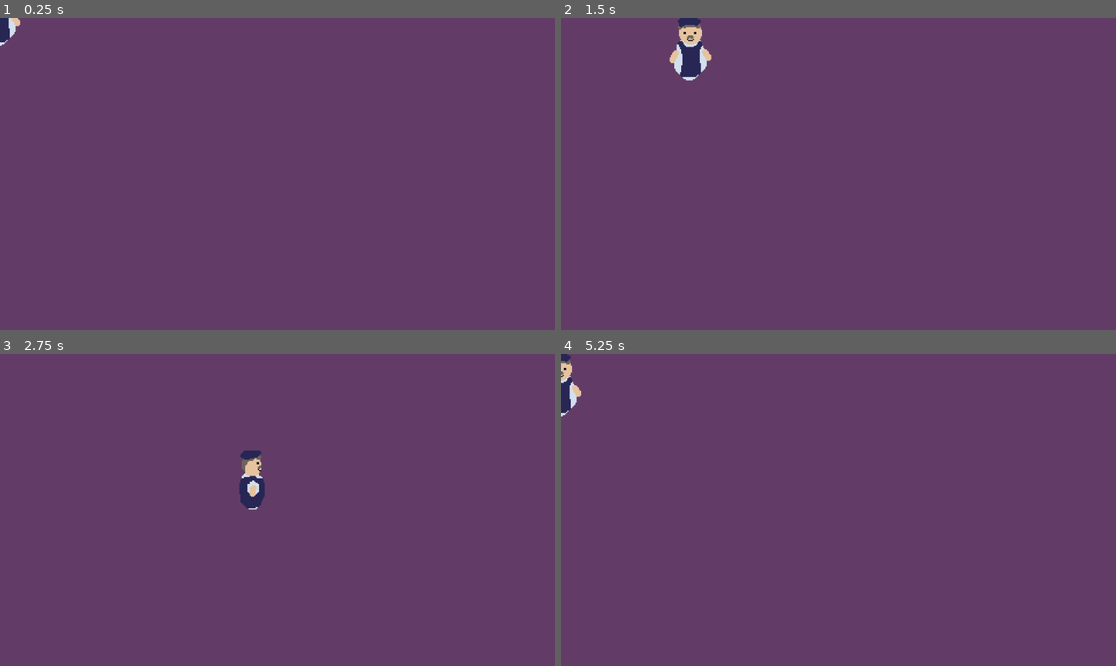
Above: before the commit, frames 1-4 (two rows, left to right).
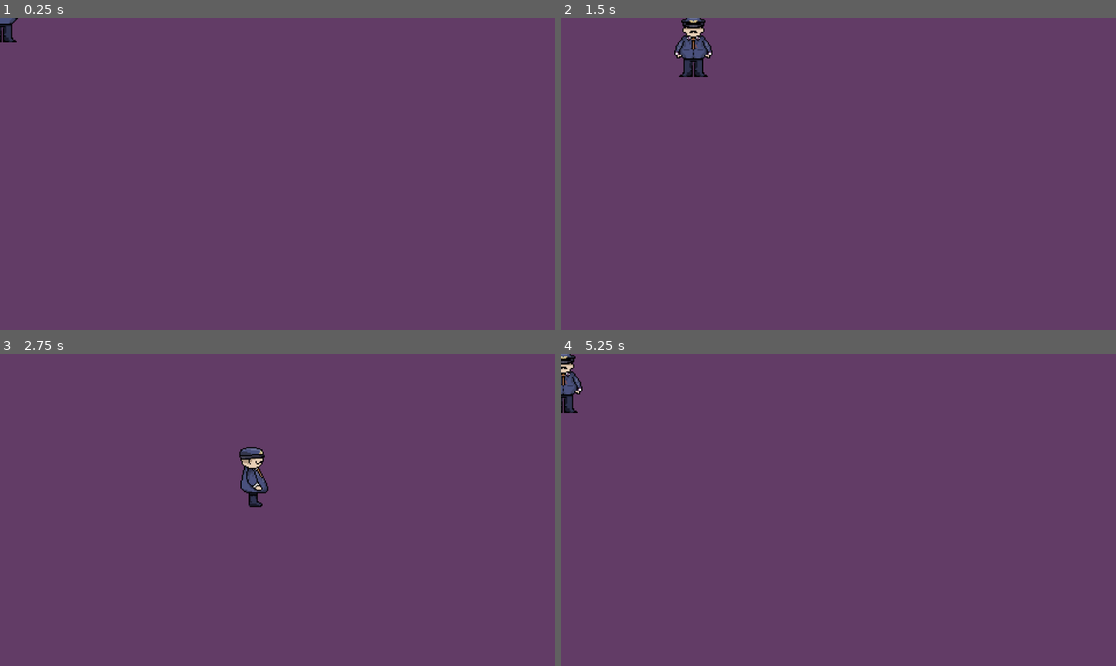
Above: after the commit, the same moments.

Repository: W00jo/bilet-na-wschod
Game: Godot game, scene res://Scenes/player.tscn
The game is run twice, just before and just after one commit, with the same random seed, the same clock (stepped at 60 frames per second) and the same inputs. The project has no main scene, so this scene is started directly.
Inputs:
- Up to frame 1 (0.25 s): no input
- Up to frame 2 (1.5 s): tap Enter at 0.5 s; hold D (Right) 0.53-1.28 s; tap E (Dialogue) at 0.6, 1.35 s; hold S (Down) from 1.28 s (still down)
- Up to frame 3 (2.75 s): release S (Down) at 2.03 s; hold D (Right) from 2.03 s (still down); tap E (Dialogue) at 2.1 s
- Up to frame 4 (5.25 s): release D (Right) at 2.78 s; hold W (Up) 2.78-3.53 s; tap E (Dialogue) every 0.75 s from 2.85 to 5.1 s; hold A (Left) 3.53-5.03 s; hold S (Down) from 5.03 s (still down)

The runs differ from the first frame. In frame 1, 0.2% of the frame differs, in the area x 0-4%, y 0-9%; in frame 2, 0.9%, in the area x 19-28%, y 0-21%; in frame 3, 0.7%; in frame 4, 0.5%.

Commit message:
AnimationTree
AnimationTree and new animation for player

Diff:
--- a/Scenes/player.tscn
+++ b/Scenes/player.tscn
@@ -18,6 +18,114 @@
 [sub_resource type="AtlasTexture" id="AtlasTexture_fkybt"]
 atlas = ExtResource("2_6t5aa")
 region = Rect2(192, 0, 64, 64)
+
+[sub_resource type="AtlasTexture" id="AtlasTexture_x3wgy"]
+atlas = ExtResource("2_6t5aa")
+region = Rect2(256, 0, 64, 64)
+
+[sub_resource type="AtlasTexture" id="AtlasTexture_3smsa"]
+atlas = ExtResource("2_6t5aa")
+region = Rect2(320, 0, 64, 64)
+
+[sub_resource type="AtlasTexture" id="AtlasTexture_8erm5"]
+atlas = ExtResource("2_6t5aa")
+region = Rect2(0, 64, 64, 64)
+
+[sub_resource type="AtlasTexture" id="AtlasTexture_f1ek2"]
+atlas = ExtResource("2_6t5aa")
+region = Rect2(64, 64, 64, 64)
+
+[sub_resource type="AtlasTexture" id="AtlasTexture_tx1dd"]
+atlas = ExtResource("2_6t5aa")
+region = Rect2(128, 64, 64, 64)
+
+[sub_resource type="AtlasTexture" id="AtlasTexture_gymyn"]
+atlas = ExtResource("2_6t5aa")
+region = Rect2(192, 64, 64, 64)
+
+[sub_resource type="AtlasTexture" id="AtlasTexture_pu2lt"]
+atlas = ExtResource("2_6t5aa")
+region = Rect2(256, 64, 64, 64)
+
+[sub_resource type="AtlasTexture" id="AtlasTexture_ukyrk"]
+atlas = ExtResource("2_6t5aa")
+region = Rect2(320, 64, 64, 64)
+
+[sub_resource type="AtlasTexture" id="AtlasTexture_7dp3o"]
+atlas = ExtResource("2_6t5aa")
+region = Rect2(0, 128, 64, 64)
+
+[sub_resource type="AtlasTexture" id="AtlasTexture_h4iuc"]
+atlas = ExtResource("2_6t5aa")
+region = Rect2(64, 128, 64, 64)
+
+[sub_resource type="AtlasTexture" id="AtlasTexture_fd4e3"]
+atlas = ExtResource("2_6t5aa")
+region = Rect2(128, 128, 64, 64)
+
+[sub_resource type="AtlasTexture" id="AtlasTexture_qqcod"]
+atlas = ExtResource("2_6t5aa")
+region = Rect2(192, 128, 64, 64)
+
+[sub_resource type="AtlasTexture" id="AtlasTexture_igrcy"]
+atlas = ExtResource("2_6t5aa")
+region = Rect2(256, 128, 64, 64)
+
+[sub_resource type="AtlasTexture" id="AtlasTexture_fs7ks"]
+atlas = ExtResource("2_6t5aa")
+region = Rect2(320, 128, 64, 64)
+
+[sub_resource type="AtlasTexture" id="AtlasTexture_l6n3p"]
+atlas = ExtResource("2_6t5aa")
+region = Rect2(0, 192, 64, 64)
+
+[sub_resource type="AtlasTexture" id="AtlasTexture_olqyp"]
+atlas = ExtResource("2_6t5aa")
+region = Rect2(64, 192, 64, 64)
+
+[sub_resource type="AtlasTexture" id="AtlasTexture_wpjfl"]
+atlas = ExtResource("2_6t5aa")
+region = Rect2(128, 192, 64, 64)
+
+[sub_resource type="AtlasTexture" id="AtlasTexture_bi64h"]
+atlas = ExtResource("2_6t5aa")
+region = Rect2(192, 192, 64, 64)
+
+[sub_resource type="AtlasTexture" id="AtlasTexture_2ijsl"]
+atlas = ExtResource("2_6t5aa")
+region = Rect2(256, 192, 64, 64)
+
+[sub_resource type="AtlasTexture" id="AtlasTexture_p1odr"]
+atlas = ExtResource("2_6t5aa")
+region = Rect2(320, 192, 64, 64)
+
+[sub_resource type="AtlasTexture" id="AtlasTexture_0gysh"]
+atlas = ExtResource("2_6t5aa")
+region = Rect2(0, 256, 64, 64)
+
+[sub_resource type="AtlasTexture" id="AtlasTexture_vfarp"]
+atlas = ExtResource("2_6t5aa")
+region = Rect2(64, 256, 64, 64)
+
+[sub_resource type="AtlasTexture" id="AtlasTexture_y6uwr"]
+atlas = ExtResource("2_6t5aa")
+region = Rect2(128, 256, 64, 64)
+
+[sub_resource type="AtlasTexture" id="AtlasTexture_83xs0"]
+atlas = ExtResource("2_6t5aa")
+region = Rect2(192, 256, 64, 64)
+
+[sub_resource type="AtlasTexture" id="AtlasTexture_ypfnu"]
+atlas = ExtResource("2_6t5aa")
+region = Rect2(256, 256, 64, 64)
+
+[sub_resource type="AtlasTexture" id="AtlasTexture_xuaoq"]
+atlas = ExtResource("2_6t5aa")
+region = Rect2(320, 256, 64, 64)
+
+[sub_resource type="AtlasTexture" id="AtlasTexture_wohnl"]
+atlas = ExtResource("2_6t5aa")
+region = Rect2(0, 320, 64, 64)
 
 [sub_resource type="SpriteFrames" id="SpriteFrames_x3wgy"]
 animations = [{
@@ -33,9 +141,90 @@
 }, {
 "duration": 1.0,
 "texture": SubResource("AtlasTexture_fkybt")
+}, {
+"duration": 1.0,
+"texture": SubResource("AtlasTexture_x3wgy")
+}, {
+"duration": 1.0,
+"texture": SubResource("AtlasTexture_3smsa")
+}, {
+"duration": 1.0,
+"texture": SubResource("AtlasTexture_8erm5")
+}, {
+"duration": 1.0,
+"texture": SubResource("AtlasTexture_f1ek2")
+}, {
+"duration": 1.0,
+"texture": SubResource("AtlasTexture_tx1dd")
+}, {
+"duration": 1.0,
+"texture": SubResource("AtlasTexture_gymyn")
+}, {
+"duration": 1.0,
+"texture": SubResource("AtlasTexture_pu2lt")
+}, {
+"duration": 1.0,
+"texture": SubResource("AtlasTexture_ukyrk")
+}, {
+"duration": 1.0,
+"texture": SubResource("AtlasTexture_7dp3o")
+}, {
+"duration": 1.0,
+"texture": SubResource("AtlasTexture_h4iuc")
+}, {
+"duration": 1.0,
+"texture": SubResource("AtlasTexture_fd4e3")
+}, {
+"duration": 1.0,
+"texture": SubResource("AtlasTexture_qqcod")
+}, {
+"duration": 1.0,
+"texture": SubResource("AtlasTexture_igrcy")
+}, {
+"duration": 1.0,
+"texture": SubResource("AtlasTexture_fs7ks")
+}, {
+"duration": 1.0,
+"texture": SubResource("AtlasTexture_l6n3p")
+}, {
+"duration": 1.0,
+"texture": SubResource("AtlasTexture_olqyp")
+}, {
+"duration": 1.0,
+"texture": SubResource("AtlasTexture_wpjfl")
+}, {
+"duration": 1.0,
+"texture": SubResource("AtlasTexture_bi64h")
+}, {
+"duration": 1.0,
+"texture": SubResource("AtlasTexture_2ijsl")
+}, {
+"duration": 1.0,
+"texture": SubResource("AtlasTexture_p1odr")
+}, {
+"duration": 1.0,
+"texture": SubResource("AtlasTexture_0gysh")
+}, {
+"duration": 1.0,
+"texture": SubResource("AtlasTexture_vfarp")
+}, {
+"duration": 1.0,
+"texture": SubResource("AtlasTexture_y6uwr")
+}, {
+"duration": 1.0,
+"texture": SubResource("AtlasTexture_83xs0")
+}, {
+"duration": 1.0,
+"texture": SubResource("AtlasTexture_ypfnu")
+}, {
+"duration": 1.0,
+"texture": SubResource("AtlasTexture_xuaoq")
+}, {
+"duration": 1.0,
+"texture": SubResource("AtlasTexture_wohnl")
 }],
 "loop": true,
-"name": &"default",
+"name": &"animations",
 "speed": 5.0
 }]
 
@@ -112,6 +301,90 @@
 "transitions": PackedFloat32Array(1),
 "update": 1,
 "values": [2]
+}
+
+[sub_resource type="Animation" id="Animation_36dho"]
+resource_name = "walk_left"
+length = 0.7
+loop_mode = 1
+step = 0.1
+tracks/0/type = "value"
+tracks/0/imported = false
+tracks/0/enabled = true
+tracks/0/path = NodePath("Sprite2D:animation")
+tracks/0/interp = 1
+tracks/0/loop_wrap = true
+tracks/0/keys = {
+"times": PackedFloat32Array(),
+"transitions": PackedFloat32Array(),
+"update": 1,
+"values": []
+}
+tracks/1/type = "value"
+tracks/1/imported = false
+tracks/1/enabled = true
+tracks/1/path = NodePath("Sprite2D:frame")
+tracks/1/interp = 1
+tracks/1/loop_wrap = true
+tracks/1/keys = {
+"times": PackedFloat32Array(0.00686688, 0.1, 0.2, 0.3, 0.4, 0.5, 0.6),
+"transitions": PackedFloat32Array(1, 1, 1, 1, 1, 1, 1),
+"update": 1,
+"values": [17, 18, 19, 20, 21, 22, 23]
+}
+
+[sub_resource type="Animation" id="Animation_yh6i2"]
+resource_name = "walk_right"
+length = 0.7
+loop_mode = 1
+step = 0.1
+tracks/0/type = "value"
+tracks/0/imported = false
+tracks/0/enabled = true
+tracks/0/path = NodePath("Sprite2D:frame")
+tracks/0/interp = 1
+tracks/0/loop_wrap = true
+tracks/0/keys = {
+"times": PackedFloat32Array(0.0031892, 0.100523, 0.2, 0.3, 0.4, 0.5, 0.6),
+"transitions": PackedFloat32Array(1, 1, 1, 1, 1, 1, 1),
+"update": 1,
+"values": [24, 25, 26, 27, 28, 29, 30]
+}
+
+[sub_resource type="Animation" id="Animation_nv4vc"]
+resource_name = "walk_up"
+length = 0.6
+loop_mode = 1
+step = 0.1
+tracks/0/type = "value"
+tracks/0/imported = false
+tracks/0/enabled = true
+tracks/0/path = NodePath("Sprite2D:frame")
+tracks/0/interp = 1
+tracks/0/loop_wrap = true
+tracks/0/keys = {
+"times": PackedFloat32Array(0, 0.1, 0.2, 0.3, 0.4, 0.5),
+"transitions": PackedFloat32Array(1, 1, 1, 1, 1, 1),
+"update": 1,
+"values": [10, 11, 12, 13, 14, 16]
+}
+
+[sub_resource type="Animation" id="Animation_8gxox"]
+resource_name = "walk_down"
+length = 0.6
+loop_mode = 1
+step = 0.1
+tracks/0/type = "value"
+tracks/0/imported = false
+tracks/0/enabled = true
+tracks/0/path = NodePath("Sprite2D:frame")
+tracks/0/interp = 1
+tracks/0/loop_wrap = true
+tracks/0/keys = {
+"times": PackedFloat32Array(0, 0.1, 0.2, 0.3, 0.4, 0.5),
+"transitions": PackedFloat32Array(1, 1, 1, 1, 1, 1),
+"update": 1,
+"values": [4, 5, 6, 7, 8, 9]
 }
 
 [sub_resource type="AnimationLibrary" id="AnimationLibrary_pu2lt"]
@@ -120,7 +393,11 @@
 &"idle_down": SubResource("Animation_3smsa"),
 &"idle_left": SubResource("Animation_f1ek2"),
 &"idle_right": SubResource("Animation_tx1dd"),
-&"idle_up": SubResource("Animation_8erm5")
+&"idle_up": SubResource("Animation_8erm5"),
+&"walk_down": SubResource("Animation_8gxox"),
+&"walk_left": SubResource("Animation_36dho"),
+&"walk_right": SubResource("Animation_yh6i2"),
+&"walk_up": SubResource("Animation_nv4vc")
 }
 
 [sub_resource type="AnimationNodeAnimation" id="AnimationNodeAnimation_ukyrk"]
@@ -148,14 +425,47 @@
 max_space = Vector2(1.1, 1)
 blend_mode = 1
 
+[sub_resource type="AnimationNodeAnimation" id="AnimationNodeAnimation_11gg7"]
+animation = &"walk_down"
+
+[sub_resource type="AnimationNodeAnimation" id="AnimationNodeAnimation_cvnsp"]
+animation = &"walk_left"
+
+[sub_resource type="AnimationNodeAnimation" id="AnimationNodeAnimation_6t5aa"]
+animation = &"walk_up"
+
+[sub_resource type="AnimationNodeAnimation" id="AnimationNodeAnimation_vgqql"]
+animation = &"walk_right"
+
+[sub_resource type="AnimationNodeBlendSpace2D" id="AnimationNodeBlendSpace2D_sweqm"]
+blend_point_0/node = SubResource("AnimationNodeAnimation_11gg7")
+blend_point_0/pos = Vector2(0, 1)
+blend_point_1/node = SubResource("AnimationNodeAnimation_cvnsp")
+blend_point_1/pos = Vector2(-1, 0)
+blend_point_2/node = SubResource("AnimationNodeAnimation_6t5aa")
+blend_point_2/pos = Vector2(0, -0.9)
+blend_point_3/node = SubResource("AnimationNodeAnimation_vgqql")
+blend_point_3/pos = Vector2(1, 0)
+blend_mode = 1
+
 [sub_resource type="AnimationNodeStateMachineTransition" id="AnimationNodeStateMachineTransition_igrcy"]
 advance_mode = 2
 
+[sub_resource type="AnimationNodeStateMachineTransition" id="AnimationNodeStateMachineTransition_ph33w"]
+advance_mode = 2
+advance_condition = &"is_walking"
+
+[sub_resource type="AnimationNodeStateMachineTransition" id="AnimationNodeStateMachineTransition_7ldla"]
+advance_mode = 2
+advance_condition = &"idle"
+
 [sub_resource type="AnimationNodeStateMachine" id="AnimationNodeStateMachine_8erm5"]
 states/Idle/node = SubResource("AnimationNodeBlendSpace2D_qqcod")
-states/Idle/position = Vector2(460, 100)
-states/Start/position = Vector2(204, 95)
-transitions = ["Start", "Idle", SubResource("AnimationNodeStateMachineTransition_igrcy")]
+states/Idle/position = Vector2(493, 144)
+states/Start/position = Vector2(233, 144)
+states/Walking/node = SubResource("AnimationNodeBlendSpace2D_sweqm")
+states/Walking/position = Vector2(698, 144)
+transitions = ["Start", "Idle", SubResource("AnimationNodeStateMachineTransition_igrcy"), "Idle", "Walking", SubResource("AnimationNodeStateMachineTransition_ph33w"), "Walking", "Idle", SubResource("AnimationNodeStateMachineTransition_7ldla")]
 
 [sub_resource type="RectangleShape2D" id="RectangleShape2D_h4iuc"]
 size = Vector2(24, 21.5)
@@ -170,6 +480,7 @@
 position = Vector2(1, -10)
 scale = Vector2(2, 2)
 sprite_frames = SubResource("SpriteFrames_x3wgy")
+animation = &"animations"
 
 [node name="AnimationPlayer" type="AnimationPlayer" parent="."]
 libraries = {
@@ -179,7 +490,10 @@
 [node name="AnimationTree" type="AnimationTree" parent="."]
 tree_root = SubResource("AnimationNodeStateMachine_8erm5")
 anim_player = NodePath("../AnimationPlayer")
-parameters/Idle/blend_position = Vector2(0, 0)
+parameters/conditions/idle = false
+parameters/conditions/is_walking = false
+parameters/Idle/blend_position = Vector2(-0.610526, -0.838565)
+parameters/Walking/blend_position = Vector2(0.256778, 0.147982)
 
 [node name="CollisionShape2D" type="CollisionShape2D" parent="."]
 visible = false
Binary file changed: Assets/Sprites/player.png
Not shown: 1 places in Scenes/player.tscn that only renumber resources
